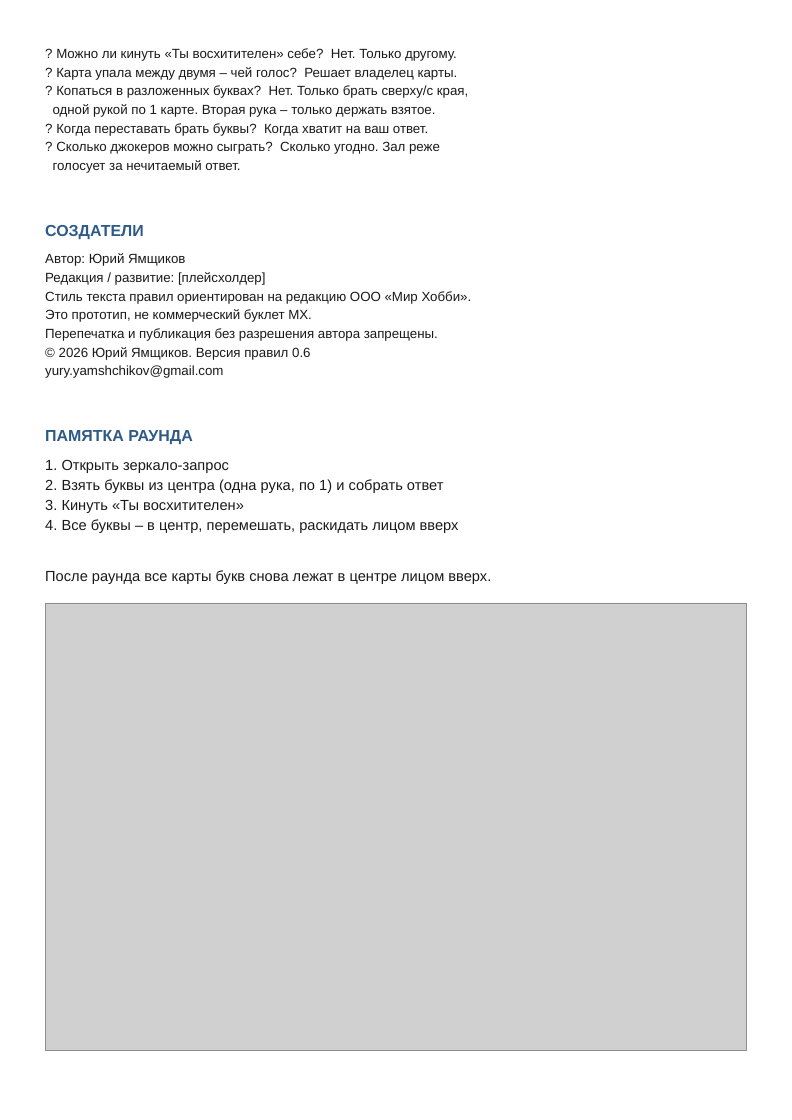
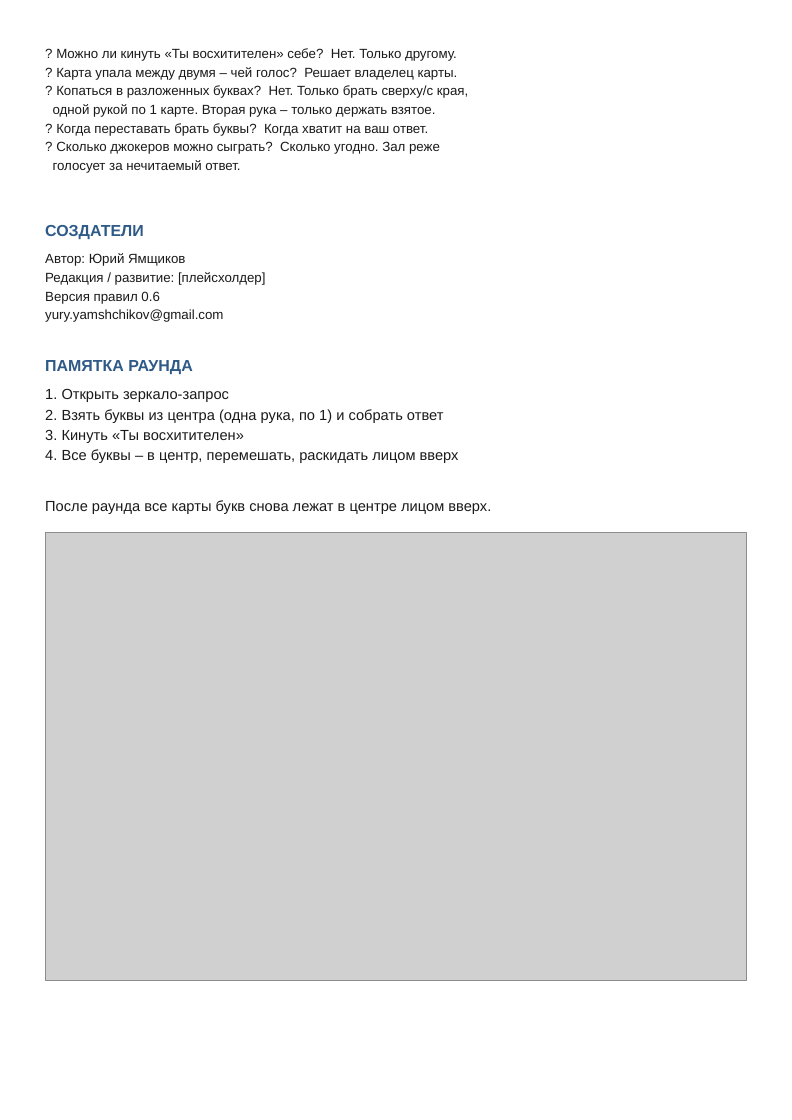
Before and after one commit to Tanion37/svet-moy-zerkalce, a slide deck: slide 4 of output/svet-moy-zerkalce-rules.pptx. Drawn at 792x1120 pixels with LibreOffice and Linux fonts; fonts in the diff are those of the drawing; grey boxes stand for pictures. Boxes give left, top, right and bottom in pixels: in the first picture for what was removed or moved away, otherwise in the second. Text is boxed around its words. In the diff, an @@ line names an element or a change of style, - is before the commit and + after.

```diff
--- a/output/svet-moy-zerkalce-rules.pptx
+++ b/output/svet-moy-zerkalce-rules.pptx
@@ text at <box>45,291,159,304</box>: text changed @@
-Стиль текста правил ориентирован на редакцию ООО «Мир Хобби».
-Это прототип, не коммерческий буклет МХ.
-Перепечатка и публикация без разрешения автора запрещены.
-© 2026 Юрий Ямщиков. Версия правил 0.6
+Версия правил 0.6
@@ 3 texts, 1 picture: place and size @@
-3 texts, 1 picture at <box>45,430,746,1052</box>
+3 texts, 1 picture at <box>45,360,746,981</box>
```
Also in this commit, not shown: 1 other slide changed, 2 other files.
